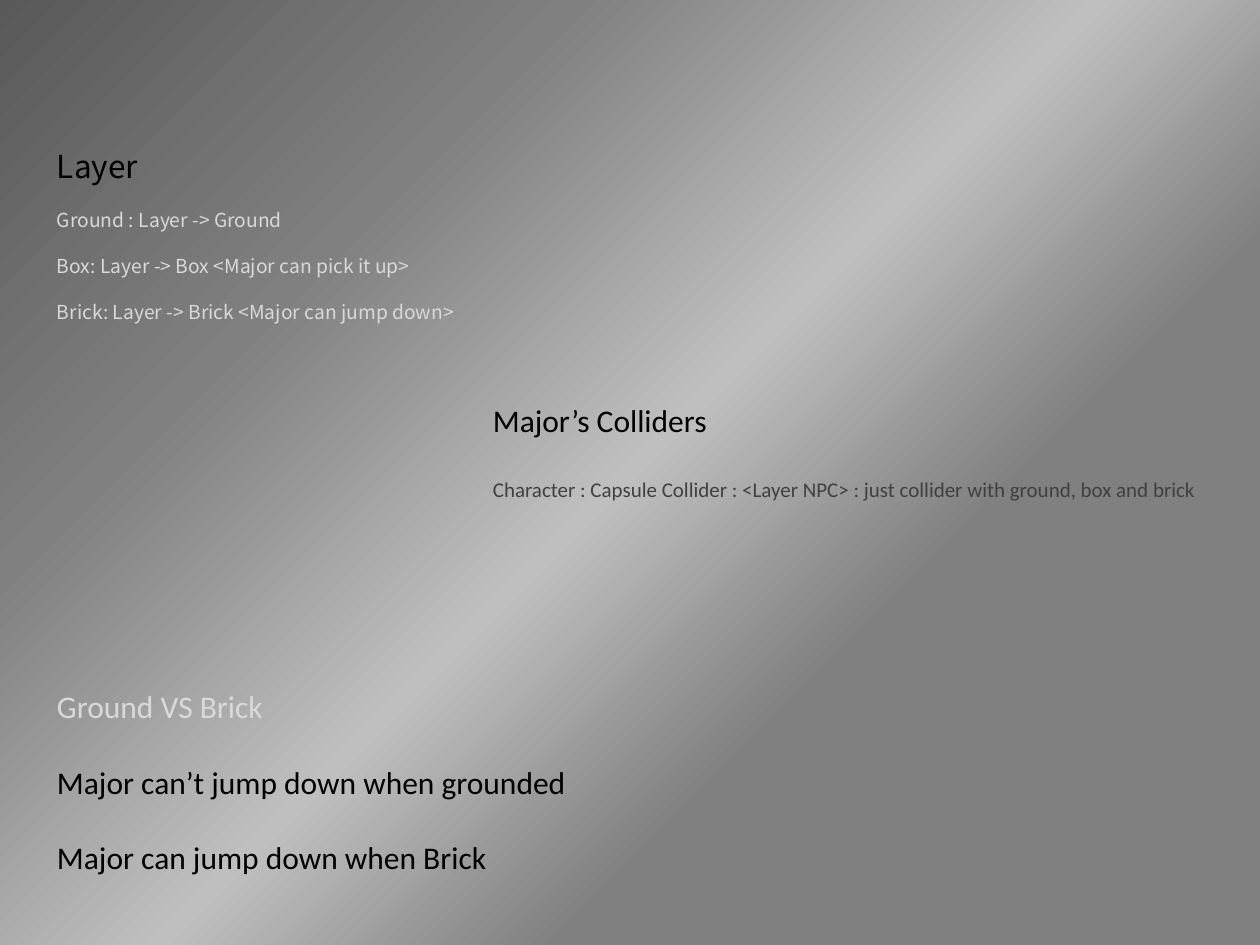
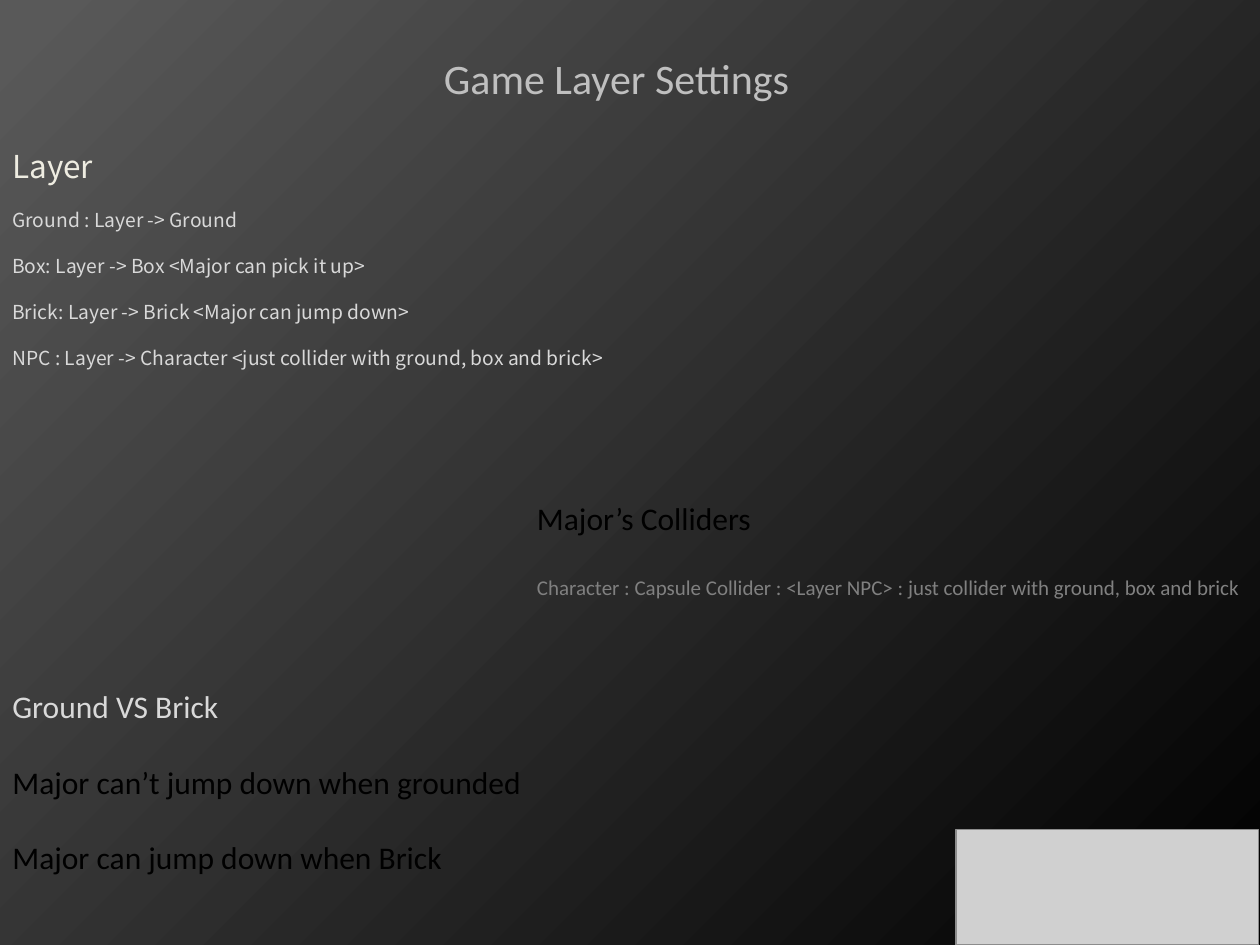
Before and after one commit to DomSquirrelFight/Client, a slide deck: slide 1 of Major's Collider.pptx. Drawn at 1260x945 pixels with LibreOffice and Linux fonts; fonts in the diff are those of the drawing; grey boxes stand for pictures. Boxes give left, top, right and bottom in pixels: in the first picture for what was removed or moved away, otherwise in the second. Text is boxed around its words. In the diff, an @@ line names an element or a change of style, - is before the commit and + after.

```diff
--- a/Major's Collider.pptx
+++ b/Major's Collider.pptx
@@ background gradient #808080 to #BFBFBF to #595959 to gradient #000000 to #595959 @@
@@ text added at (444,65,789,101), 24 pt, text #BFBFBF @@
+Game Layer Settings
@@ text "Layer": place and size @@
-text "Layer" at (57,155,454,324)
+text "Layer" at (12,155,603,370)
@@ text at (12,155,93,186): text colour #000000 to #EEECE1 in "Layer" @@
@@ text at (12,349,603,370): paragraph added @@
+NPC : Layer -> Character <just collider with ground, box and brick>
@@ text "Major’s Colliders": place and size @@
-text "Major’s Colliders" at (493,410,1195,501)
+text "Major’s Colliders" at (537,500,1239,599)
@@ text at (537,580,1239,599): text colour #404040 to #808080 in "Character : Capsule Collider : <Layer NPC> ..." @@
@@ text "Ground VS Brick": place and size @@
-text "Ground VS Brick" at (57,696,566,875)
+text "Ground VS Brick" at (12,696,521,878)
@@ picture added at (956,829,1259,945) @@
```
Also in this commit, not shown: 1 slide added, 1 slide removed, 8 other files.
